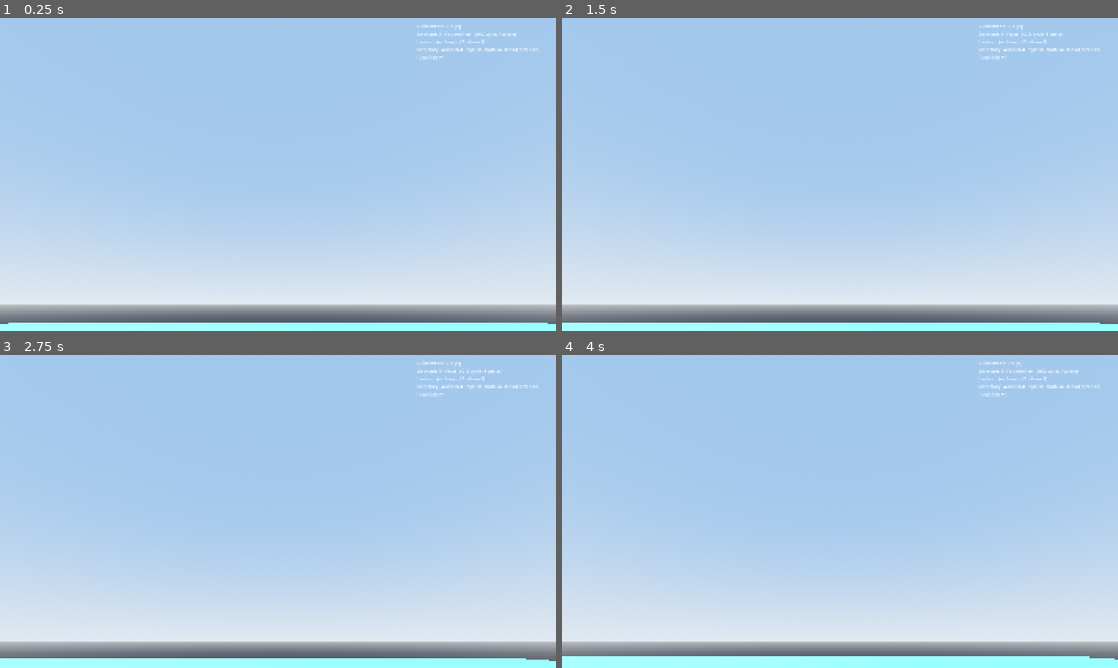
Above: before the commit, frames 1-4 (two rows, left to right).
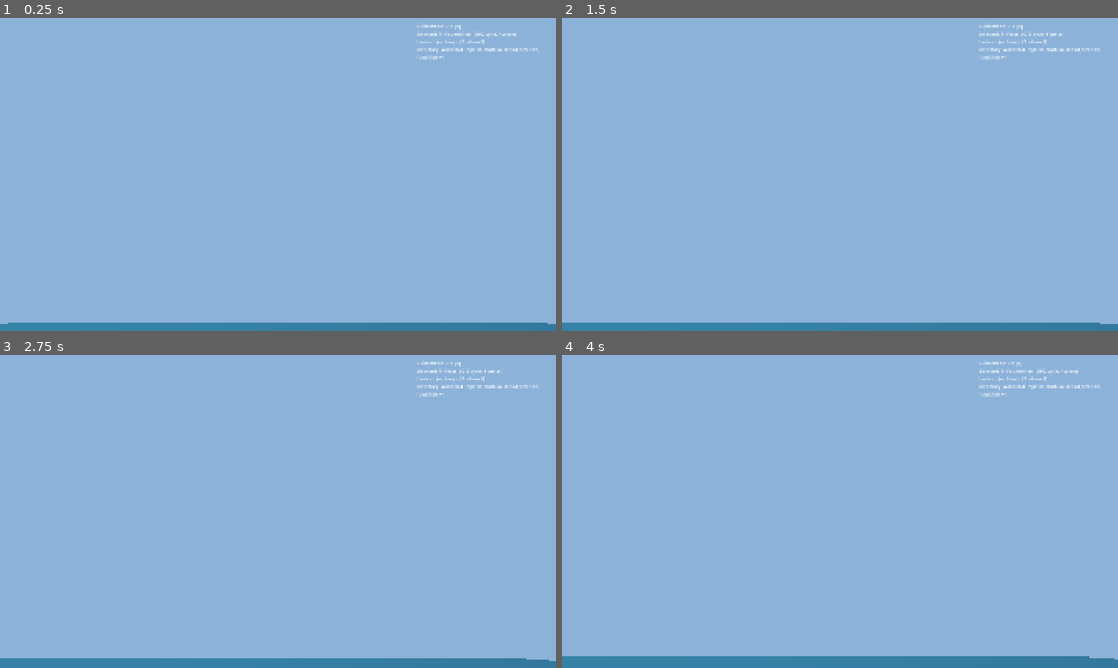
Above: after the commit, the same moments.

Repository: Garoro0920/sunken-atoll
Game: Godot game, scene res://scenes/levels/stranding/stranding_demo.tscn
Same seed, same stepped clock (60 frames per second), same inputs: the game is played once before the commit and once after it.
Inputs:
- Up to frame 1 (0.25 s): no input
- Up to frame 2 (1.5 s): tap Enter (ui_accept) at 0.5, 0.77, 1.25 s; hold D (move_right) 0.53-1.28 s; tap E (interact) at 0.6 s; hold Shift (dive_down) from 1.28 s (still down); tap Q (build_next) at 1.35 s
- Up to frame 3 (2.75 s): tap Enter (ui_accept) at 1.52, 2 s; tap E (interact) at 1.55, 2.3 s; release Shift (dive_down) at 2.03 s; hold D (move_right) from 2.03 s (still down); tap F (build_place) at 2.1 s
- Up to frame 4 (4 s): tap Enter (ui_accept) at 2.75, 3.02, 3.5, 3.77 s; release D (move_right) at 2.78 s; hold Space (dive_up) 2.78-3.53 s; tap Z (build_prev) at 2.85 s; tap E (interact) at 3.05, 3.8 s; hold A (move_left) from 3.53 s (still down); tap B (build_toggle) at 3.6 s

The runs differ from the first frame. In frame 1, 69% of the frame differs, in the area x 0-100%, y 3-100%; in frame 2, 69%; in frame 3, 69%; in frame 4, 69%.

Commit message:
fix(rendering): switch to Compatibility renderer + strip render hazards
PO confirmed flicker reappeared after the previous "camera + opaque
water + glow off" attempt. The persistence across multiple targeted
mitigations strongly suggests the issue is at the renderer / driver
boundary rather than in any one shader or material. Forward+ on
NVIDIA has documented full-screen flicker symptoms in 4.6 that don't
respond to scene-level fixes.

This commit makes a single decisive backend change plus removes the
remaining per-frame noise sources, and ships a minimal diagnostic
scene so we can isolate hardware vs scene the next time a similar
report comes in.

project.godot:
- [rendering] renderer/rendering_method = "gl_compatibility"
  (and the .mobile variant). The Compatibility (OpenGL 3.3) backend
  is significantly more stable across NVIDIA driver versions for
  simple desktop scenes. We give up Forward+ goodies (volumetric
  fog, glow, SSAO, advanced shadows) for stability — the demo
  doesn't need them, and Sprint 2's water polish work will revisit
  this when the shader is hardened.
- [display] window/vsync/vsync_mode = 1 (explicit ENABLED) so the
  144Hz monitor doesn't compound any per-frame draw noise.

scenes/levels/stranding/stranding_demo.tscn:
- WorldEnvironment now uses background_mode = COLOR (1) with a
  flat sky-blue. ProceduralSky + Sun under Compatibility was a
  contributor to the temporal noise; replacing it eliminates a
  whole rendering subsystem from the flicker surface.
- Sun shadow_enabled = false. Real-time directional shadows on
  small geometry under Compatibility renderer can produce per-frame
  jitter that reads as flicker.
- Sun light_energy reduced 1.2 -> 1.0 (minor; reduces saturation
  pressure on the tonemapper).

scenes/levels/stranding/minimal_diagnostic.tscn (NEW):
- Bare-minimum scene: single static box + sun + camera + solid
  background. No autoloads matter (they still run but contribute
  nothing renderable). If THIS scene flickers on the same machine,
  the next move is at the OS / driver level (NVIDIA control panel
  vsync override, GPU power mode, monitor refresh, etc.) rather
  than in our scene logic.
- To run: Project > Project Settings > Application > Run, set Main
  Scene to res://scenes/levels/stranding/minimal_diagnostic.tscn,
  then F5.

Tests: 132 cases / 0 failures / 0 errors. import warnings 0 with
the new renderer.

Refs: PO bug followup on persistent stranding-demo flicker

Co-Authored-By: Claude Opus 4.7 (1M context) <noreply@anthropic.com>

Diff:
--- a/project.godot
+++ b/project.godot
@@ -31,7 +31,21 @@
 window/size/viewport_height=1080
 window/stretch/mode="canvas_items"
 window/stretch/aspect="expand"
+window/vsync/vsync_mode=1
 
 [editor_plugins]
 
 enabled=PackedStringArray("res://addons/gdUnit4/plugin.cfg")
+
+[rendering]
+
+; Switch to the Compatibility (OpenGL 3.3) backend. Forward+ on the
+; reporter's NVIDIA driver was producing reproducible full-screen
+; flicker that survived sky / glow / shadow / shader simplification;
+; the symptom is consistent with known Forward+ driver-interaction
+; issues. Compatibility renders a less feature-rich pipeline but
+; is significantly more stable across driver versions and is the
+; recommended fallback for desktops affected by Forward+ regressions.
+; Re-evaluate switching back when Sprint 2 water polish arrives.
+renderer/rendering_method="gl_compatibility"
+renderer/rendering_method.mobile="gl_compatibility"
--- /dev/null
+++ b/scenes/levels/stranding/minimal_diagnostic.tscn
@@ -0,0 +1,53 @@
+[gd_scene load_steps=5 format=3]
+
+[sub_resource type="Environment" id="Environment_diag"]
+background_mode = 1
+background_color = Color(0.2, 0.2, 0.25, 1)
+ambient_light_source = 1
+ambient_light_color = Color(0.8, 0.8, 0.85, 1)
+ambient_light_energy = 0.5
+tonemap_mode = 2
+
+[sub_resource type="BoxMesh" id="BoxMesh_diag"]
+size = Vector3(1, 1, 1)
+
+[sub_resource type="StandardMaterial3D" id="StandardMaterial3D_diag"]
+albedo_color = Color(0.8, 0.4, 0.3, 1)
+metallic = 0.0
+roughness = 0.6
+
+[sub_resource type="BoxShape3D" id="BoxShape3D_diag"]
+size = Vector3(1, 1, 1)
+
+[node name="MinimalDiagnostic" type="Node3D"]
+
+; Diagnostic scene: stripped of every Sprint-1 system. If THIS scene
+; flickers on the same machine, the issue is at the renderer / driver
+; level (try switching renderers in project.godot) rather than in any
+; demo logic.
+;
+; Run via: Project > Set Main Scene > minimal_diagnostic.tscn (or
+; double-click + F6 in the editor).
+
+[node name="WorldEnvironment" type="WorldEnvironment" parent="."]
+environment = SubResource("Environment_diag")
+
+[node name="Sun" type="DirectionalLight3D" parent="."]
+transform = Transform3D(0.866, -0.354, 0.354, 0, 0.707, 0.707, -0.5, -0.612, 0.612, 0, 5, 0)
+light_energy = 1.0
+
+[node name="StaticBox" type="StaticBody3D" parent="."]
+
+[node name="Mesh" type="MeshInstance3D" parent="StaticBox"]
+mesh = SubResource("BoxMesh_diag")
+material_override = SubResource("StandardMaterial3D_diag")
+
+[node name="Collider" type="CollisionShape3D" parent="StaticBox"]
+shape = SubResource("BoxShape3D_diag")
+
+[node name="Camera3D" type="Camera3D" parent="."]
+transform = Transform3D(1, 0, 0, 0, 1, 0, 0, 0, 1, 0, 0.5, 4)
+current = true
+fov = 70.0
+near = 0.1
+far = 100.0
--- a/scenes/levels/stranding/stranding_demo.tscn
+++ b/scenes/levels/stranding/stranding_demo.tscn
@@ -7,19 +7,17 @@
 [ext_resource type="Script" path="res://scenes/prototypes/floating/water_field.gd" id="5_field"]
 [ext_resource type="Script" path="res://scenes/levels/stranding/demo_hud.gd" id="8_hud"]
 
-[sub_resource type="ProceduralSkyMaterial" id="ProceduralSkyMaterial_sky"]
-sky_top_color = Color(0.5, 0.65, 0.85, 1)
-sky_horizon_color = Color(0.78, 0.83, 0.88, 1)
-ground_bottom_color = Color(0.18, 0.20, 0.24, 1)
-sun_angle_max = 30.0
-
-[sub_resource type="Sky" id="Sky_main"]
-sky_material = SubResource("ProceduralSkyMaterial_sky")
-
 [sub_resource type="Environment" id="Environment_main"]
-background_mode = 2
-sky = SubResource("Sky_main")
-ambient_light_source = 3
+; Solid colour background. The procedural sky was disabled in the
+; flicker investigation because procedural sky + sun + glow combine
+; into per-frame temporal noise on the Compatibility renderer. A
+; richer environment will return in Sprint 2 once the water shader
+; and post-processing path are hardened.
+background_mode = 1
+background_color = Color(0.55, 0.7, 0.85, 1)
+ambient_light_source = 1
+ambient_light_color = Color(0.75, 0.78, 0.85, 1)
+ambient_light_energy = 0.4
 tonemap_mode = 2
 glow_enabled = false
 
@@ -54,8 +52,10 @@
 
 [node name="Sun" type="DirectionalLight3D" parent="."]
 transform = Transform3D(0.866025, -0.353553, 0.353553, 0, 0.707107, 0.707107, -0.5, -0.612372, 0.612372, 0, 30, 0)
-light_energy = 1.2
-shadow_enabled = true
+light_energy = 1.0
+; Real-time directional shadows are a known per-frame jitter source
+; on Compatibility renderer + small geometry; disabled for the demo.
+shadow_enabled = false
 
 [node name="WaterField" type="Node" parent="."]
 script = ExtResource("5_field")
